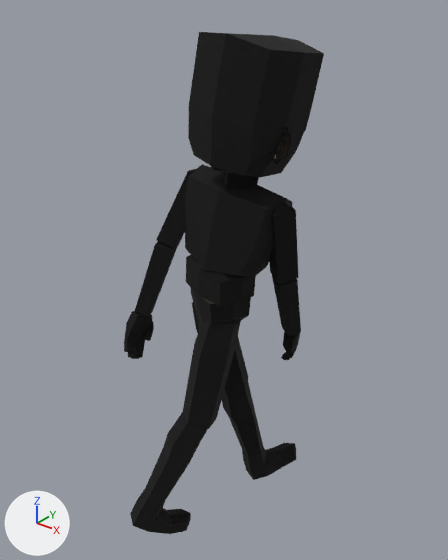
The glTF model _GLTF/-Actors/NewPlayer.gltf: old version first, new version second.
Camera for both pictures: a 50 mm camera at (1.206, -1.49, 1.906) aimed at (-0.018, 0.04, 0.958). The lights are fixed; the arrows at lower left show +X, +Y and +Z. The older version comes first. Both versions are drawn at frame 10 of the action 'aWalkR-loop'; the numbers are the values there.

Objects in the first picture: 'FlatTopOutline', 'Foot.ROutline', 'HipsOutline', 'LowerArm.LOutline', 'LowerArm.ROutline', 'LowerLeg.LOutline', 'LowerLeg.ROutline', 'MidTorsoOutline', 'NeckOutline', 'TorsoOutline', 'UpperArm.ROutline', 'UpperLeg.LOutline', 'UpperLeg.ROutline' and 17 more.
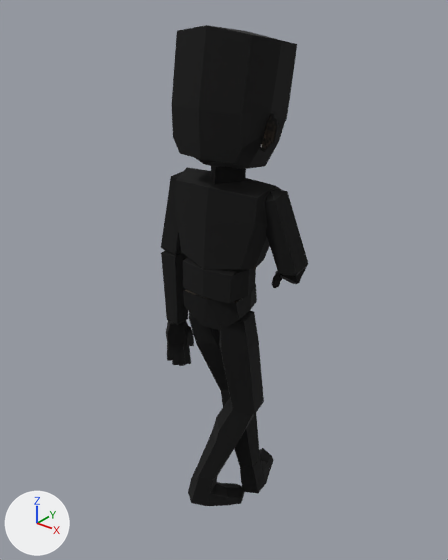
Not drawn themselves, but carrying or shaping drawn objects: ob_bhips, ob_btorsomid, ob_btorso, ob_bneck, ob_bhead, ob_bupperarm_l, ob_blowerarm_l, ob_bhand_l, ob_bringfinger_l, ob_bpinkyfinger_l, ob_bpinkyfingertip_l, ob_bthumb_l, ob_bupperarm_r, ob_blowerarm_r, ob_bhand_r, ob_bupperleg_l, ob_blowerleg_l, ob_bfoot_l, ob_bupperleg_r, ob_blowerleg_r, ob_bfoot_r, ob_bfoottip_r.

Pixel boxes [x1, y1, x2, y2] of what changed, in the pictures (448 x 560 px):
'FlatTopOutline', moved, turned: before [188, 32, 324, 176]; after [172, 25, 297, 164]
'TorsoOutline', moved, turned: before [185, 164, 292, 277]; after [174, 167, 282, 270]
'UpperLeg.ROutline', moved, turned: before [183, 319, 241, 429]; after [218, 310, 264, 415]
'LowerLeg.ROutline', moved, turned: before [145, 412, 208, 507]; after [196, 398, 254, 483]
'UpperArm.ROutline', moved, turned: before [269, 201, 299, 283]; after [265, 188, 308, 276]
'LowerArm.LOutline', moved, turned: before [135, 242, 177, 317]; after [161, 251, 188, 325]
'MidTorsoOutline', moved, turned: before [186, 255, 256, 308]; after [183, 258, 256, 304]
'Foot.ROutline', moved, turned: before [130, 489, 173, 534]; after [188, 467, 231, 506]
'UpperLeg.LOutline', moved, turned: before [192, 303, 248, 396]; after [189, 312, 229, 390]
'LowerLeg.LOutline', moved, turned: before [222, 382, 263, 457]; after [221, 390, 260, 467]
'HeadOutline', moved, turned: before [211, 131, 305, 178]; after [196, 121, 285, 169]
'HipsOutline', moved, turned: before [190, 287, 251, 324]; after [183, 283, 257, 331]
'UpperArm.LOutline', moved, turned: before [156, 168, 199, 249]; after [161, 171, 183, 255]
'Foot.LOutline', moved, turned: before [242, 446, 285, 480]; after [240, 459, 271, 493]
'LowerArm.ROutline', moved, turned: before [272, 275, 301, 337]; after [280, 266, 307, 284]
'Hand.LOutline', moved, turned: before [125, 311, 152, 336]; after [166, 321, 189, 345]
'NeckOutline', moved, turned: before [225, 172, 259, 189]; after [211, 166, 246, 184]
'FootTip.ROutline', moved, turned: before [168, 509, 191, 534]; after [223, 483, 244, 505]
'Ear.R', moved, turned: before [273, 127, 292, 164]; after [259, 113, 278, 152]
'FootTip.LOutline', moved, turned: before [273, 443, 296, 466]; after [259, 448, 274, 468]
'Hand.ROutline', moved, turned (not visible afterwards): before [283, 332, 300, 354]
'ThumbTip.LOutline', moved, turned: before [143, 329, 153, 341]; after [187, 335, 194, 346]
'RingTip.LOutline', moved, turned: before [128, 346, 136, 357]; after [172, 354, 179, 365]
'IndexTip.LOutline', moved, turned: before [139, 346, 144, 358]; after [184, 352, 191, 364]
'MiddleTip.LOutline', moved, turned: before [131, 346, 140, 359]; after [179, 353, 185, 366]
'Pinky.LOutline', moved, turned: before [124, 333, 132, 344]; after [167, 343, 173, 353]
'PinkyTip.LOutline', moved, turned: before [124, 343, 132, 352]; after [167, 353, 173, 361]
'Ring.LOutline', moved, turned: before [131, 335, 137, 346]; after [173, 344, 179, 355]
'Thumb.LOutline', moved, turned: before [147, 321, 154, 331]; after [185, 326, 194, 336]
'Index.LOutline', moved, turned: before [139, 336, 145, 346]; after [183, 343, 190, 353]
'Middle.LOutline', moved, turned: before [136, 336, 140, 346]; after [179, 343, 184, 354]
'Hips', moved, turned: before [202, 297, 250, 304]; after [185, 289, 241, 303]
'Thumb.ROutline', moved, turned (not visible before): after [273, 272, 282, 282]
'ThumbTip.ROutline', moved, turned (not visible before): after [272, 279, 280, 288]
'PinkyTip.ROutline', moved, turned (not visible afterwards): before [281, 352, 288, 360]
'Pinky.ROutline', moved, turned (not visible afterwards): before [285, 352, 291, 358]

The change, as a list of edits to the scene's bpy script:
```text
Change ob_bhips:
    ob_bhips.location: (0.0000681, 0.0171, 0.902) -> (0.0000681, 0.0171, 0.905)
    ob_bhips.rotation_euler: (-0.0218, 0.0378, -0.524) -> (0.0516, -0.00909, 0.174)  # degrees (-1.2, 2.2, -30) -> degrees (3, -0.5, 10)
Change ob_btorsomid:
    ob_btorsomid.rotation_euler: (0.0113, 0.0421, 0.262) -> (-0.0873, 0.0, -0.131)  # degrees (0.6, 2.4, 15) -> degrees (-5, 0, -7.5)
Change ob_btorso:
    ob_btorso.rotation_euler: (-0.17, 0.0376, 0.215) -> (-0.0876, 0.0, 0.0)  # degrees (-10, 2.2, 12) -> degrees (-5, 0, 0)
Change ob_bneck:
    ob_bneck.rotation_euler: (0.0, 0.0, -0.0436) -> (0.0, 0.0, 0.0)  # degrees (0, 0, -2.5) -> degrees (0, 0, 0)
    ob_bneck.location: (0.00314, -0.005, 0.324) -> (0.00314, -0.005, 0.261)
Change ob_neckoutline:
    ob_neckoutline.location: (0.0, 0.0, -0.0625) -> (0.0, 0.0, 0.0)
Change ob_bhead:
    ob_bhead.location: (0.0, 0.0, 0.0) -> (0.0, 0.0, 0.0625)
    ob_bhead.rotation_euler: (0.0436, 0.0, 0.0) -> (-0.0436, 0.0, 0.0)  # degrees (2.5, 0, 0) -> degrees (-2.5, 0, 0)
Change ob_bupperarm_l:
    ob_bupperarm_l.rotation_euler: (-1.506, -1.254, 1.301) -> (-1.653, -1.472, 0.777)  # degrees (-86, -72, 75) -> degrees (-95, -84, 45)
Change ob_blowerarm_l:
    ob_blowerarm_l.rotation_euler: (0.0, 0.0, -0.131) -> (0.0, 0.0, -0.175)  # degrees (0, 0, -7.5) -> degrees (0, 0, -10)
Change ob_bhand_l:
    ob_bhand_l.rotation_euler: (0.0, -0.131, 0.0) -> (0.22, -0.128, -0.0285)  # degrees (0, -7.5, 0) -> degrees (13, -7.3, -1.6)
Change ob_bringfinger_l:
    ob_bringfinger_l.rotation_euler: (0.0, -0.218, 0.0) -> (0.0, 0.0, 0.0436)  # degrees (0, -12, 0) -> degrees (0, 0, 2.5)
Change ob_bpinkyfinger_l:
    ob_bpinkyfinger_l.rotation_euler: (0.0, -0.218, 0.0) -> (0.0, 0.0, 0.0873)  # degrees (0, -12, 0) -> degrees (0, 0, 5)
Change ob_bpinkyfingertip_l:
    ob_bpinkyfingertip_l.rotation_euler: (0.0, -0.218, 0.0) -> (0.0, -0.0436, 0.0)  # degrees (0, -12, 0) -> degrees (0, -2.5, 0)
Change ob_bthumb_l:
    ob_bthumb_l.rotation_euler: (-1.861, -0.364, -0.0794) -> (-1.792, -0.438, -0.266)  # degrees (-107, -21, -4.5) -> degrees (-103, -25, -15)
Change ob_bupperarm_r:
    ob_bupperarm_r.rotation_euler: (1.102, 1.211, 1.336) -> (0.0279, 1.186, 0.728)  # degrees (63, 69, 77) -> degrees (1.6, 68, 42)
Change ob_blowerarm_r:
    ob_blowerarm_r.rotation_euler: (0.0, 0.0, 0.131) -> (0.0, 0.0, 1.134)  # degrees (0, 0, 7.5) -> degrees (0, 0, 65)
Change ob_bhand_r:
    ob_bhand_r.rotation_euler: (0.0, 0.175, 0.0873) -> (-0.959, 0.0852, 0.0189)  # degrees (0, 10, 5) -> degrees (-55, 4.9, 1.1)
Change ob_bupperleg_l:
    ob_bupperleg_l.rotation_euler: (0.261, -0.0647, 0.073) -> (0.23, -0.199, 0.172)  # degrees (15, -3.7, 4.2) -> degrees (13, -11, 10)
Change ob_blowerleg_l:
    ob_blowerleg_l.rotation_euler: (0.0, 0.0, 0.0) -> (-0.349, 0.0, 0.0)  # degrees (0, 0, 0) -> degrees (-20, 0, 0)
Change ob_bfoot_l:
    ob_bfoot_l.rotation_euler: (0.0, 0.0, 0.0) -> (0.0873, 0.0435, 0.0474)  # degrees (0, 0, 0) -> degrees (5, 2.5, 2.7)
Change ob_bupperleg_r:
    ob_bupperleg_r.rotation_euler: (-0.218, -0.0615, -0.0758) -> (0.0765, 0.0156, -0.932)  # degrees (-12, -3.5, -4.3) -> degrees (4.4, 0.9, -53)
Change ob_blowerleg_r:
    ob_blowerleg_r.rotation_euler: (-0.262, 0.0, 0.0) -> (-0.524, 0.0, 0.0)  # degrees (-15, 0, 0) -> degrees (-30, 0, 0)
Change ob_bfoot_r:
    ob_bfoot_r.rotation_euler: (0.0436, 0.0, 0.0) -> (0.163, -0.122, 0.0994)  # degrees (2.5, 0, 0) -> degrees (9.3, -7, 5.7)
Change ob_bfoottip_r:
    ob_bfoottip_r.rotation_euler: (0.436, 0.0, 0.0) -> (0.131, 0.0, 0.0)  # degrees (25, 0, 0) -> degrees (7.5, 0, 0)
```
